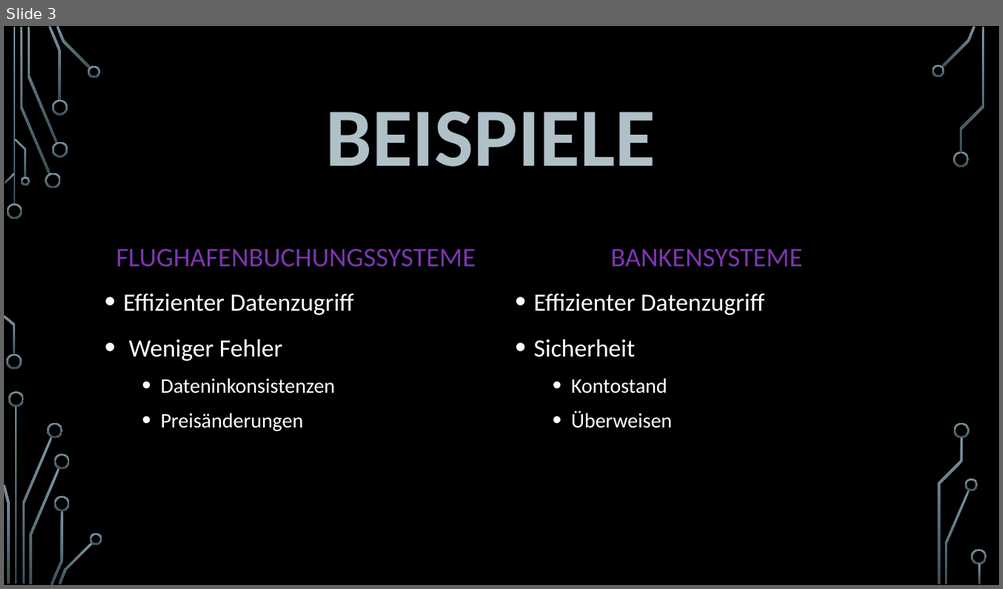
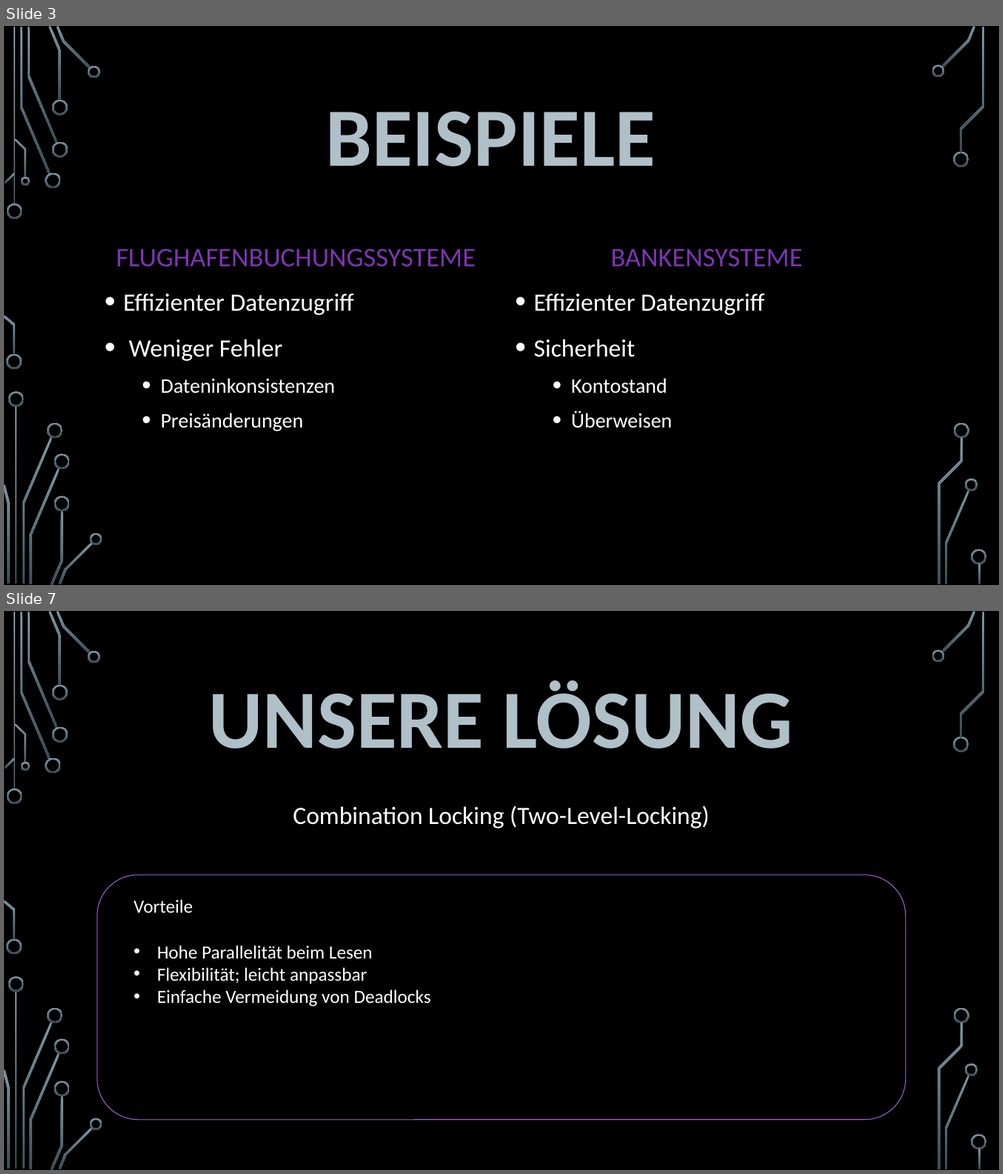
Before and after one commit to lGruenzweilHTL/HTL-Leonding-Year2, a slide deck: CABS/ReadersWriters/ReadersWriters.pptx. Shown one above the other, each under a label of ours: slide 3 before the commit, slides 3 and 7 after it; the slides between them are not shown. The pictures are 1003x589 and 1003x1174 pixels, drawn with LibreOffice and Linux fonts; fonts in the diff are those of the drawing; background and template pictures are left out. Boxes give left, top, right and bottom in pixels: in the first picture for what was removed or moved away, otherwise in the second. Text is boxed around its words. In the diff, an @@ line names an element or a change of style, - is before the commit and + after.

```diff
--- a/CABS/ReadersWriters/ReadersWriters.pptx
+++ b/CABS/ReadersWriters/ReadersWriters.pptx
@@ slide 7 added at [4, 611, 999, 1170], background picture (left out); not listed: 36 template elements that a slide beside it also shows @@
@@ title added at [209, 681, 793, 749], 80 pt, text #B0C0C8, bold @@
+UNSERE LÖSUNG
@@ text added at [293, 806, 709, 829], 24 pt, text #FFFFFF @@
+Combination Locking (Two-Level-Locking)
@@ rounded rectangle added at [97, 875, 905, 1120], outline #A262D0 0.75 pt @@
@@ text added at [134, 900, 193, 913], 18 pt, text #FFFFFF @@
+Vorteile
@@ text added at [157, 945, 431, 1007], 18 pt, text #FFFFFF @@
+• Hohe Parallelität beim Lesen
+• Flexibilität; leicht anpassbar
+• Einfache Vermeidung von Deadlocks
```
Also in this commit, not shown: 2 slides changed, 3 other slides added, 1 slide removed.
